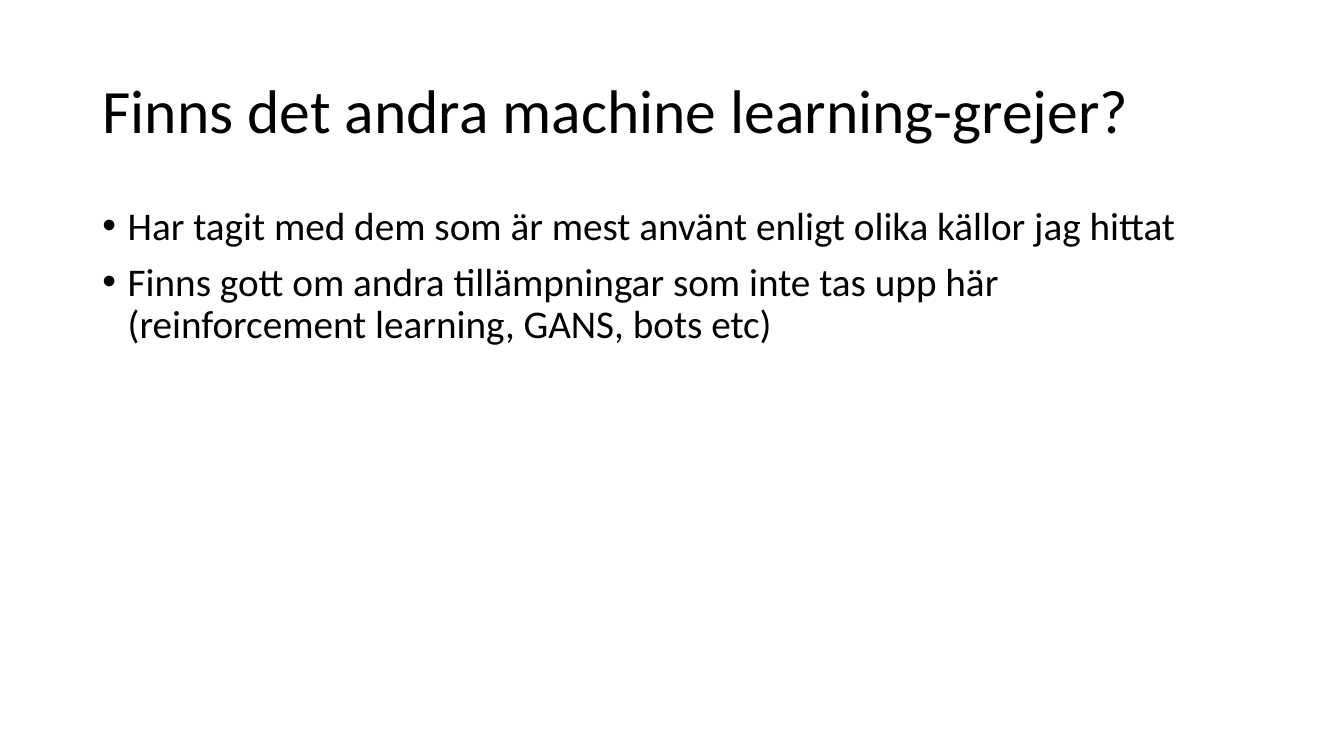
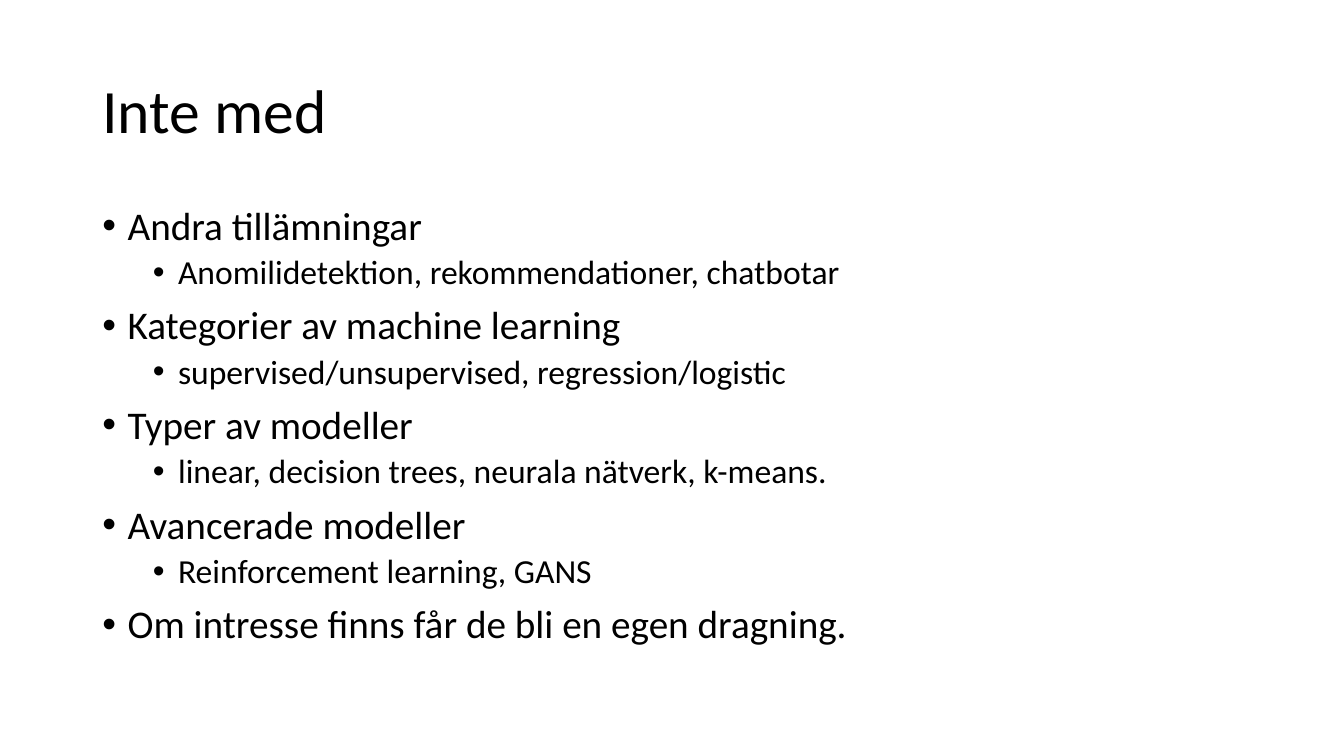
Before and after one commit to niklas3000/DataScience, a slide deck: slide 4 of Machine learning for dummies/Machine learning AI och Data Science.pptx. Drawn at 1344x756 pixels with LibreOffice and Linux fonts; fonts in the diff are those of the drawing. Boxes give left, top, right and bottom in pixels: in the first picture for what was removed or moved away, otherwise in the second. Text is boxed around its words. In the diff, an @@ line names an element or a change of style, - is before the commit and + after.

```diff
--- a/Machine learning for dummies/Machine learning AI och Data Science.pptx
+++ b/Machine learning for dummies/Machine learning AI och Data Science.pptx
@@ title at box(102, 90, 326, 134): text changed @@
-Finns det andra machine learning-grejer?
+Inte med
@@ text at box(128, 212, 847, 645): text changed; size 28 to 24 pt @@
-• Har tagit med dem som är mest använt enligt olika källor jag hittat
-• Finns gott om andra tillämpningar som inte tas upp här (reinforcement learning, GANS, bots etc)
+• Andra tillämningar
+  • Anomilidetektion, rekommendationer, chatbotar
+• Kategorier av machine learning
+  • supervised/unsupervised, regression/logistic
+• Typer av modeller
+  • linear, decision trees, neurala nätverk, k-means.
+• Avancerade modeller
+  • Reinforcement learning, GANS
+• Om intresse finns får de bli en egen dragning.
```
Also in this commit, not shown: 1 other slide changed, 1 slide added, 14 other files.
